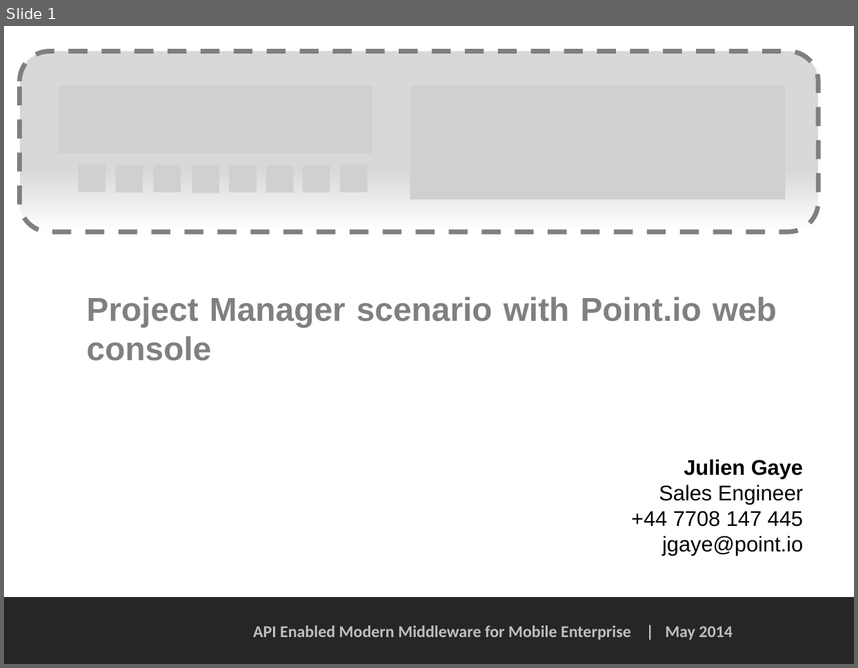
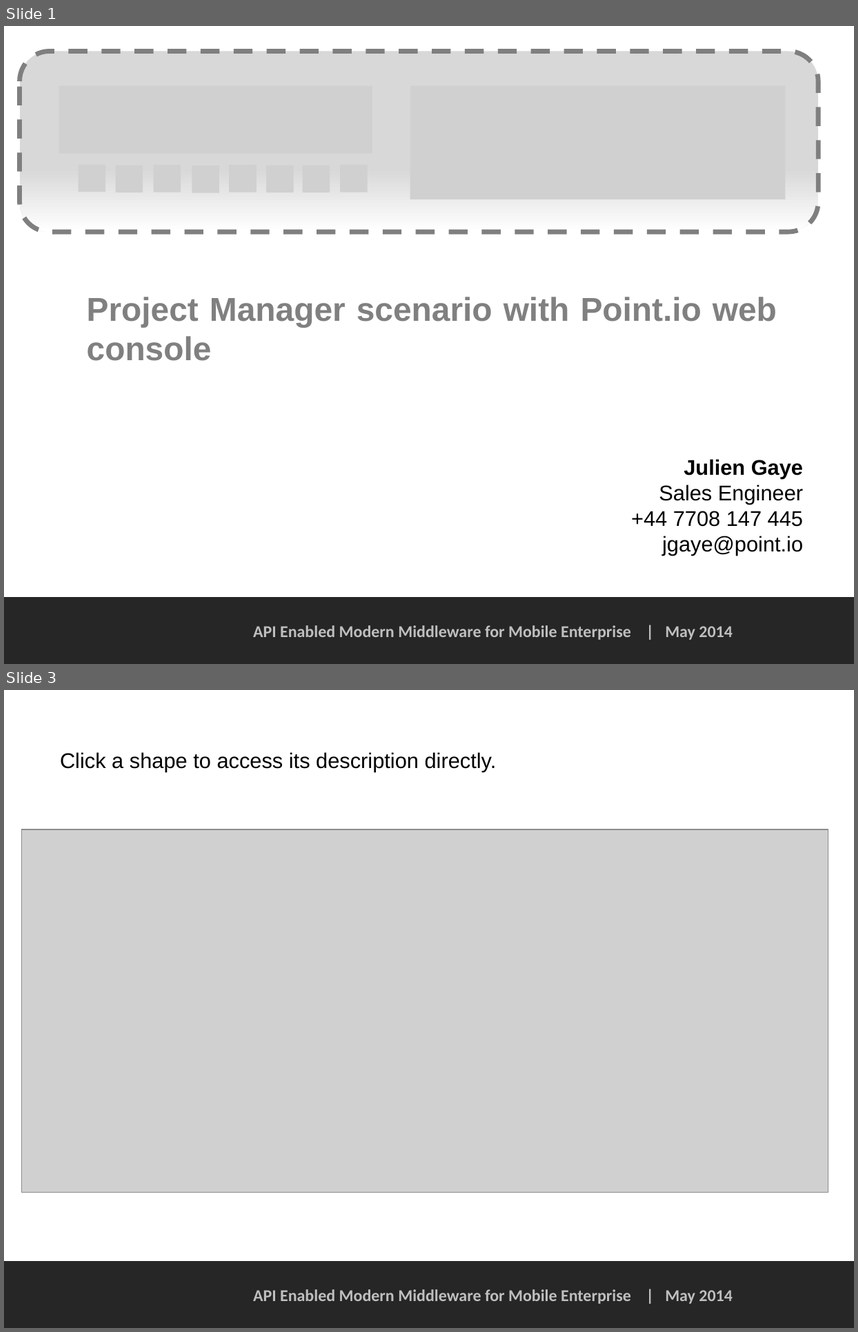
Before and after one commit to PointIO/Documentation, a slide deck: web console doc/Project Manager scenario - web console.pptx. Shown one above the other, each under a label of ours: slide 1 before the commit, slides 1 and 3 after it; the slides between them are not shown. The pictures are 858x668 and 858x1332 pixels, drawn with LibreOffice and Linux fonts; fonts in the diff are those of the drawing; grey boxes stand for pictures; background and template pictures are left out. Boxes give left, top, right and bottom in pixels: in the first picture for what was removed or moved away, otherwise in the second. Text is boxed around its words. In the diff, an @@ line names an element or a change of style, - is before the commit and + after.

```diff
--- a/web console doc/Project Manager scenario - web console.pptx
+++ b/web console doc/Project Manager scenario - web console.pptx
@@ slide 3 added at box(4, 690, 854, 1328), background #FFFFFF; not listed: 2 template elements that a slide beside it also shows @@
@@ text added at box(60, 752, 497, 772), 18 pt, text #000000 @@
+Click a shape to access its description directly.
@@ picture added at box(21, 829, 828, 1192) @@
```
Also in this commit, not shown: 1 slide changed, 14 other slides added, 16 slides removed, 1 other file.
